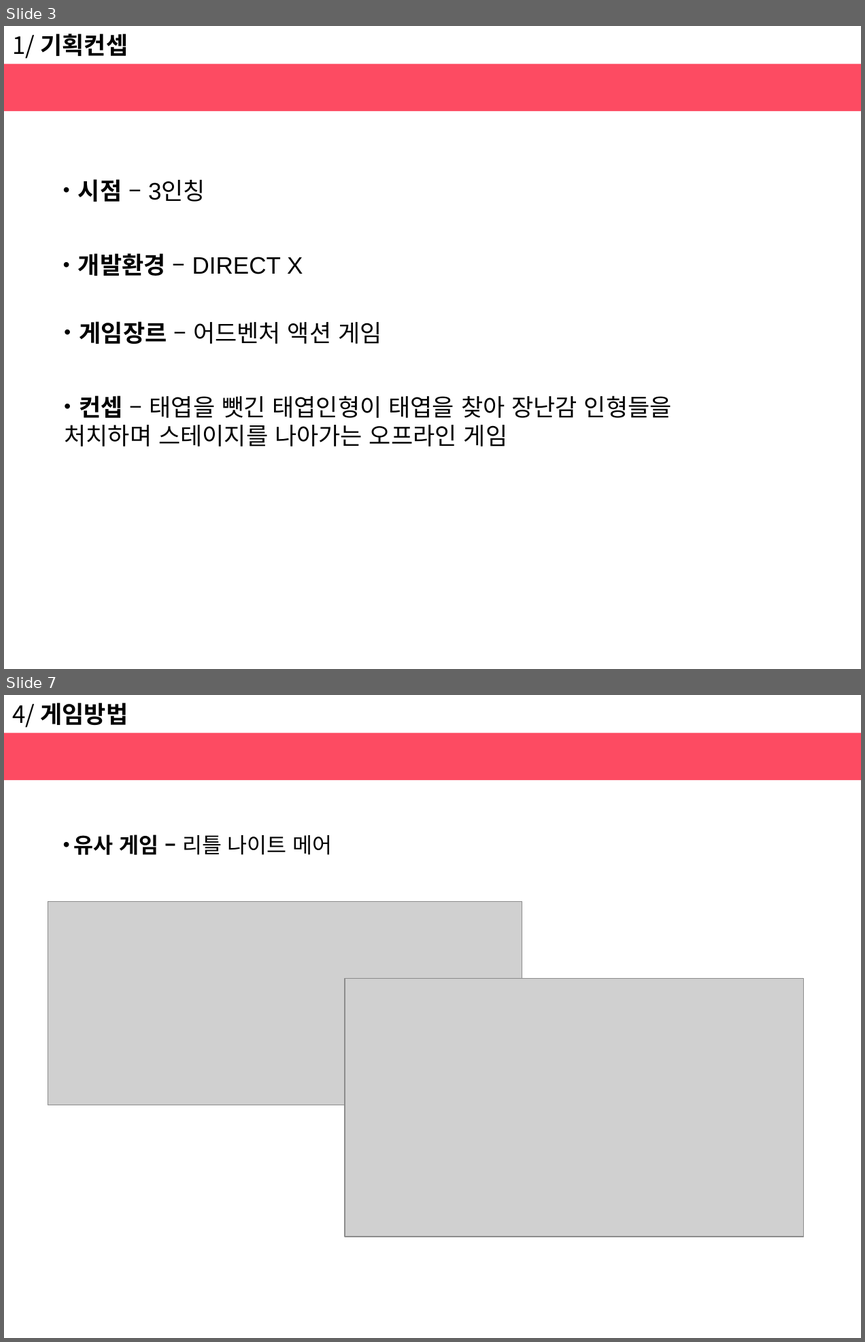
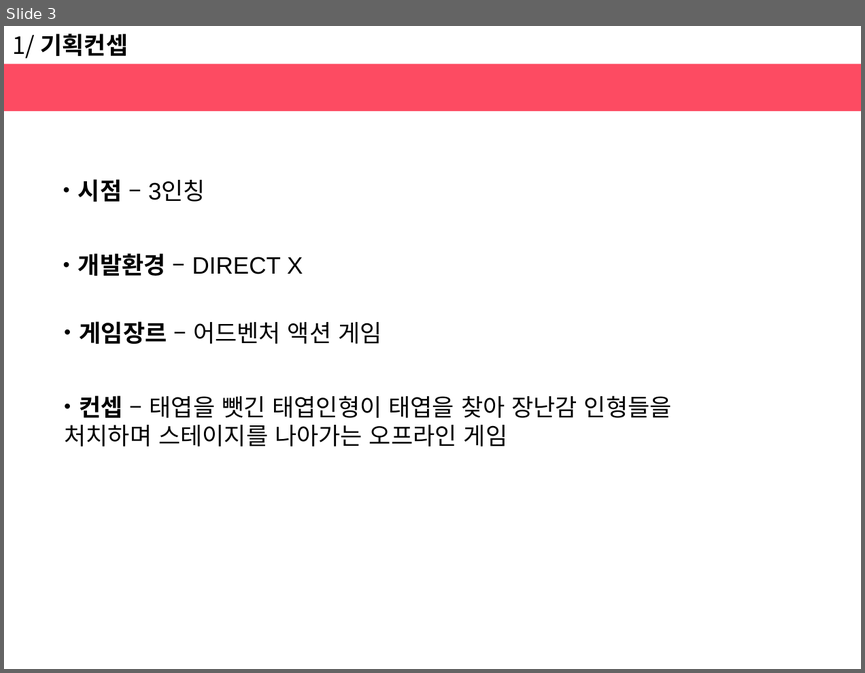
Before and after one commit to haeunjung/Team_Project, a slide deck: 기획문서/게임 제안서.pptx. Shown one above the other, each under a label of ours: slides 3 and 7 before the commit, slide 3 after it; the slides between them are not shown. The pictures are 865x1342 and 865x673 pixels, drawn with LibreOffice and Linux fonts; fonts in the diff are those of the drawing; grey boxes stand for pictures. Boxes give left, top, right and bottom in pixels: in the first picture for what was removed or moved away, otherwise in the second. Text is boxed around its words. In the diff, an @@ line names an element or a change of style, - is before the commit and + after.

```diff
--- a/기획문서/게임 제안서.pptx
+++ b/기획문서/게임 제안서.pptx
@@ slide 7 removed at bbox=[4, 695, 861, 1338], background #FFFFFF @@
@@ text removed at bbox=[12, 702, 128, 728] @@
-4/ 게임방법
@@ rectangle removed at bbox=[4, 732, 861, 780] @@
@@ text removed at bbox=[74, 834, 332, 855] @@
-• 유사 게임 – 리틀 나이트 메어
@@ picture removed at bbox=[48, 902, 521, 1104] @@
@@ picture removed at bbox=[345, 979, 804, 1236] @@
```
Also in this commit, not shown: 3 slides changed, 3 slides added, 1 other slide removed.
